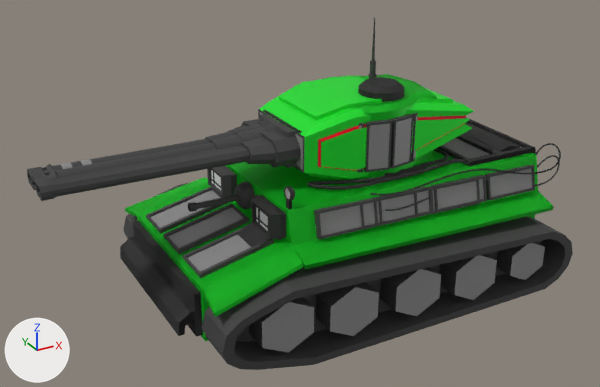
The FBX model Assets/Models/tank_tier1-3.fbx as it was, and as the next commit left it.
Camera for both pictures: a 50 mm lens placed at (-9.92, -15.39, 10.11), pointed at (-1.54, -0.16, 2.49). Every picture has the same lights, and +X, +Y and +Z are marked at lower left.

The scene before the commit, as lines of its bpy script (objects in view):
```python
ob_body_1 = bpy.data.objects.new('body_1', me_cube_001)
ob_body_1.location = (0.0, 0.0, 0.0)
ob_body_2 = bpy.data.objects.new('body_2', me_cube_007)
ob_body_2.location = (0.0, 0.0, 0.0)
ob_body_3 = bpy.data.objects.new('body_3', me_cube_010)
ob_body_3.location = (0.0, 0.0, 0.0)
ob_gun_2 = bpy.data.objects.new('gun_2', me_cylinder_007)
ob_gun_2.location = (0.0, 0.0, 0.0)
ob_head_2 = bpy.data.objects.new('head_2', me_cylinder_006)
ob_head_2.location = (0.0, 0.0, 0.0)
ob_head_3 = bpy.data.objects.new('head_3', me_cube_005)
ob_head_3.location = (0.0, 0.0, 0.0)
ob_wheels = bpy.data.objects.new('wheels', me_cylinder)
ob_wheels.location = (0.0, 0.0, 0.0)
# also in view: 'gun_3' at (-4.6, 0.0, 3.82); 'gun_1' at (-4.54, 0.0, 3.82); 'head_1' at (-0.09, 0.0, 3.96)
```
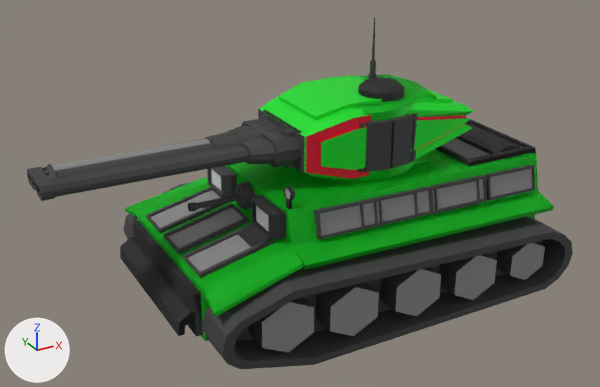
Edits to the bpy script that builds the scene:
```text
Change me_cylinder_007:
    used by ob_gun_2; location = (0.0, 0.0, 0.0)
    remove me_cylinder_007.from_pydata(...)  # 512 vertices, 492 faces; spans x -7.14..-1.94, y -0.77..0.77, z 3.41..4.22
    add me_cylinder_007.from_pydata(...)  # 413 vertices, 433 faces; spans x -7.14..-1.94, y -0.77..0.77, z 3.41..4.22
    me_cylinder_007 part 1: 76 vertices removed from x -7.06..-6.1, y 0.09..0.47, z 3.64..4.03
Change me_cylinder_006:
    used by ob_head_2; location = (0.0, 0.0, 0.0)
    remove me_cylinder_006.from_pydata(...)  # 358 vertices, 299 faces; spans x -1.94..1.77, y -1.5..1.5, z 2.96..6.09
    add me_cylinder_006.from_pydata(...)  # 276 vertices, 224 faces; spans x -1.94..1.77, y -1.5..1.5, z 2.96..6.09
    me_cylinder_006 part 6
    82 vertices are removed from x -1.94..1.65, y -1.49..1.49, z 2.96..4.67
    108 faces are deleted
    13 new faces join them, mat_metal (dark grey #585858)
    20 new faces join them, mat_body (green #18e72f)
    remove me_cylinder_006.materials.append(mat_metal2)  # grey #888888
Change me_cube_007:
    used by ob_body_2; location = (0.0, 0.0, 0.0)
    remove me_cube_007.from_pydata(...)  # 3053 vertices, 2945 faces; spans x -5.25..4.67, y -2.72..2.72, z 0.27..3.59
    add me_cube_007.from_pydata(...)  # 459 vertices, 393 faces; spans x -5.25..4.29, y -2.72..2.72, z 0.27..3.46
    me_cube_007 part 7: the loose piece of 444 vertices spanning x -0.74..4.67, y -2.16..-1.68, z 2.64..3.15 is deleted
    me_cube_007 part 8: 80 vertices removed from x -2.98..-2.6, y -1.69..-0.85, z 2.42..3.17
Change me_cube_010:
    used by ob_body_3; location = (0.0, 0.0, 0.0)
    remove me_cube_010.from_pydata(...)  # 3384 vertices, 3246 faces; spans x -5.25..4.67, y -2.72..2.72, z 0.27..3.59
    add me_cube_010.from_pydata(...)  # 704 vertices, 630 faces; spans x -5.25..4.29, y -2.72..2.72, z 0.27..3.46
    me_cube_010 part 9: 170 vertices removed from x -3.04..-2.6, y -1.69..1.69, z 2.42..3.17
Change me_cube_001:
    where me_cube_001.from_pydata(...)  # 2989 vertices, 2889 faces; spans x -5.25..4.67, y -2.72..2.72, z 0.27..3.59
    used by ob_body_1; location = (0.0, 0.0, 0.0)
    me_cube_001 part 2: the loose piece of 1020 vertices spanning x -0.28..2.34, y -1.54..1.14, z 2.81..3.45 is deleted
    me_cube_001 part 3: the loose piece of 1020 vertices spanning x -1.82..2.32, y -1.65..1.61, z 2.88..3.59 is deleted
    me_cube_001 part 4: the loose piece of 444 vertices spanning x -0.74..4.67, y -2.07..-1.83, z 2.24..2.9 is deleted
Change me_cube_005:
    used by ob_head_3; location = (0.0, 0.0, 0.0)
    remove me_cube_005.from_pydata(...)  # 104 vertices, 102 faces; spans x -1.95..2.4, y -1.38..1.37, z 3.02..4.73
    add me_cube_005.from_pydata(...)  # 92 vertices, 90 faces; spans x -1.95..2.4, y -1.38..1.37, z 3.02..4.73
    me_cube_005 part 5
    12 vertices are removed from x -1.95..-0.82, y -1.3..1.3, z 3.32..4.34
    33 faces are deleted
    10 new faces join them, mat_body2 (red #e70031)
    10 new faces join them, mat_body (green #18e72f)
    1 new face joins them, mat_metal (dark grey #585858)
    remove me_cube_005.materials.append(mat_metal2)  # grey #888888
```

Changed parts and their boxes [x1, y1, x2, y2] in the pictures (600 x 387 px):
'body_1', reshaped: before [120, 118, 560, 341]; after [179, 121, 535, 336]
'head_3', reshaped: before [258, 76, 474, 180]; after [258, 76, 474, 181]
'body_2', reshaped: before [254, 131, 561, 232]; after [191, 135, 536, 341]
part 1 of me_cylinder_007, deleted: before [42, 139, 210, 173]
part 2 of me_cube_001, deleted: before [384, 150, 459, 176]
part 3 of me_cube_001, deleted: before [307, 148, 466, 190]
part 4 of me_cube_001, deleted: before [385, 155, 560, 211]
part 5 of me_cube_005, cut back: [258, 109, 474, 179] in both
part 6 of me_cylinder_006, cut back: before [357, 113, 418, 172]; after [263, 74, 434, 181]
part 7 of me_cube_007, deleted: before [370, 143, 561, 196]
part 8 of me_cube_007, deleted: before [254, 207, 268, 232]
part 9 of me_cube_010, deleted: before [208, 168, 269, 233]
'head_1', unchanged, covered by the edit: before [263, 74, 436, 180]
